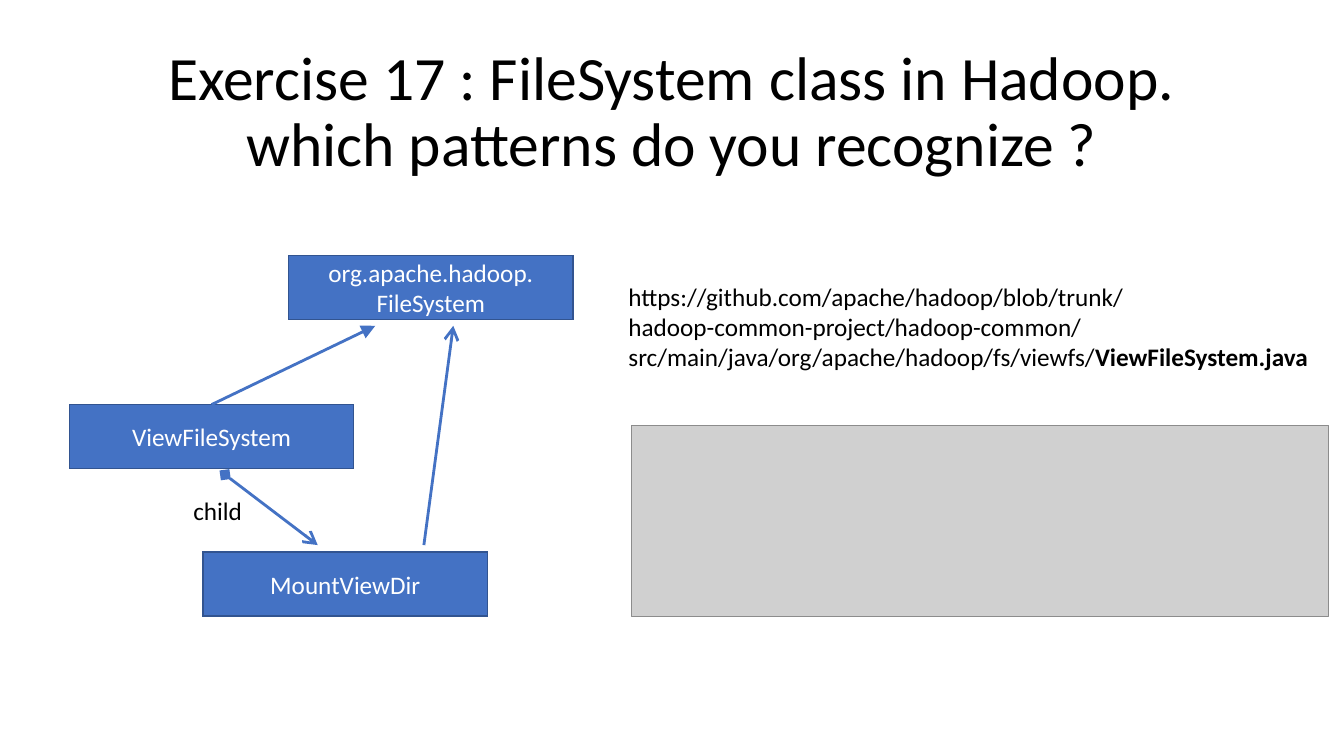
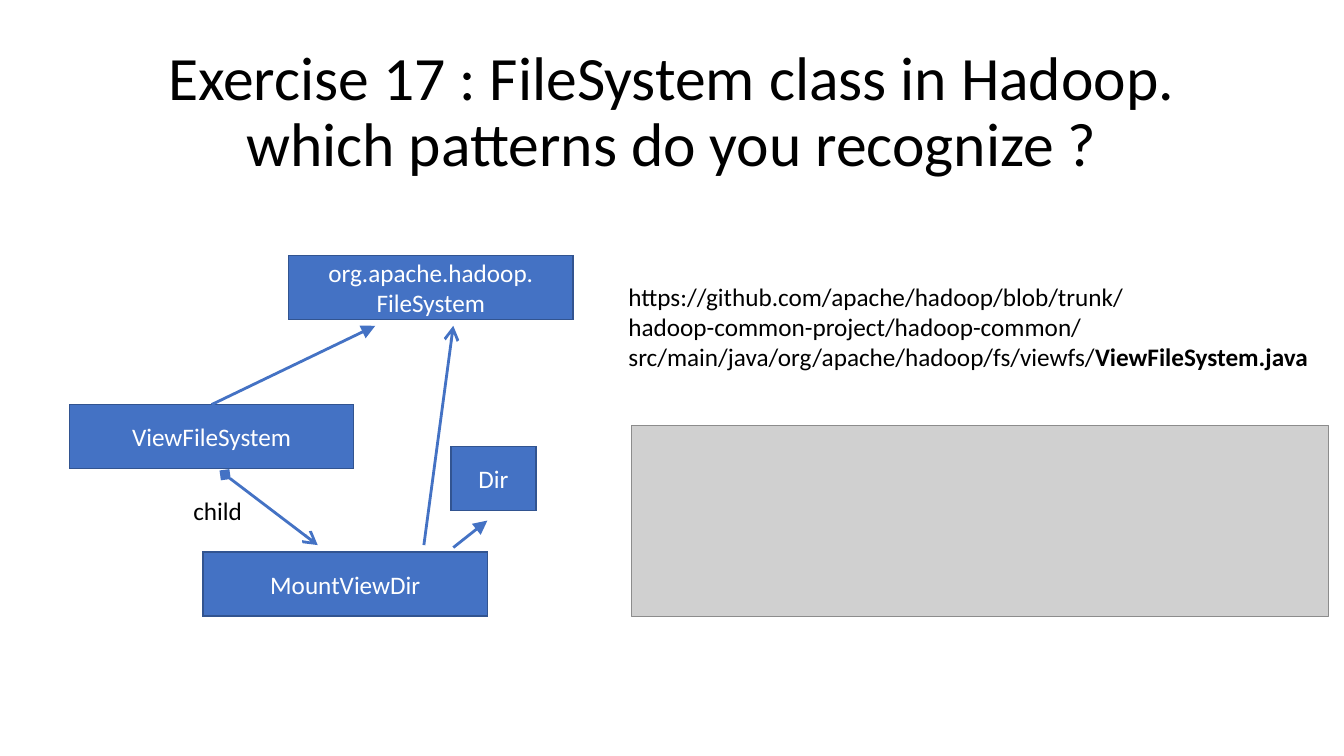
Before and after one commit to Arnaud-Nauwynck/presentations, a slide deck: slide 19 of java/TP-design-patterns/handson-1-design-patterns.pptx. Drawn at 1344x756 pixels with LibreOffice and Linux fonts; fonts in the diff are those of the drawing; grey boxes stand for pictures. Boxes give left, top, right and bottom in pixels: in the first picture for what was removed or moved away, otherwise in the second. Text is boxed around its words. In the diff, an @@ line names an element or a change of style, - is before the commit and + after.

```diff
--- a/java/TP-design-patterns/handson-1-design-patterns.pptx
+++ b/java/TP-design-patterns/handson-1-design-patterns.pptx
@@ rectangle added at box(451, 447, 535, 511), fill #4472C4, outline #325491 1 pt, 18 pt, text #FFFFFF @@
+Dir
@@ arrow added from (454, 547) to (488, 520), #4472C4 2 pt @@
```
Also in this commit, not shown: 3 other slides changed, 3 other files.
